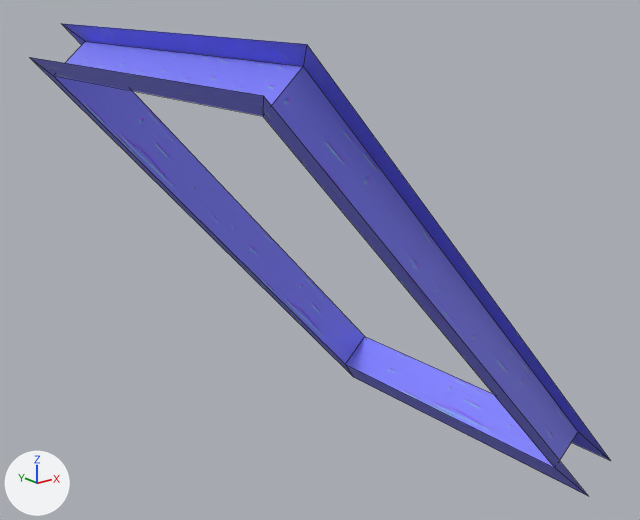
Two versions of the FBX model Assets/Models/Enviro01/House01/m_e1_ceiling-window02.fbx, one commit apart.
One viewpoint serves both versions: a 50 mm lens placed at (-1.0, -0.963, 0.889), pointed at (-0.219, 0.013, 0.498). Every picture has the same lights, and +X, +Y and +Z are marked at lower left. Mesh edges are drawn as thin lines. Where no turn or scale is listed for an object, it has been applied to the vertices.

Objects in the first picture: 'm_e1_ceiling-window02'.
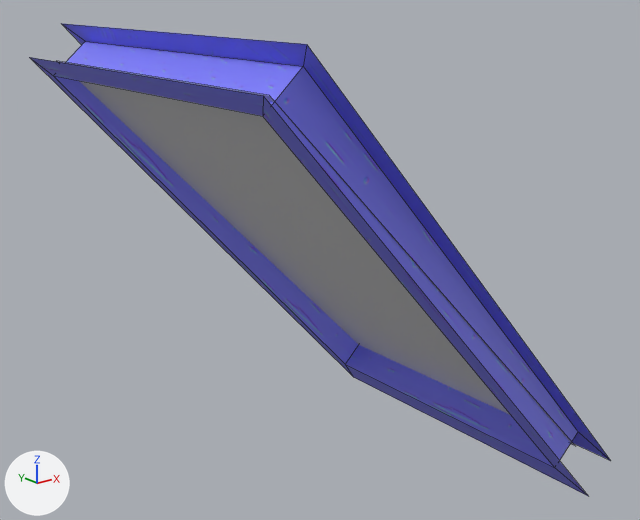
What differs and where, as boxes [x1, y1, x2, y2] in the pictures (640 x 520 px):
part 1 of me_enviro01_blockout_088, added: after [57, 61, 575, 446]

Diff of the bpy script that builds the scene:
```diff
--- a/Assets/Models/Enviro01/House01/m_e1_ceiling-window02.fbx.py
+++ b/Assets/Models/Enviro01/House01/m_e1_ceiling-window02.fbx.py
@@ mat_glass @@
+mat_glass = principled_material('Glass')
+mat_glass.base_color = (0.8, 0.8, 0.8)  # white #e7e7e7
@@ me_enviro01_blockout_088 @@
 # used by ob_m_e1_ceiling_window02; location = (0.0, 0.0, 0.0)
 # verts and faces of me_enviro01_blockout_088; kept vertices keep their numbers, new ones are numbered from 16
-me_enviro01_blockout_088.from_pydata(...)  # 16 vertices, 12 faces; spans x -0.527..0.124, y -0.289..0.274, z 0.132..0.834
+me_enviro01_blockout_088.from_pydata(...)  # 20 vertices, 13 faces; spans x -0.527..0.124, y -0.289..0.274, z 0.132..0.834
+# me_enviro01_blockout_088 part 1
+verts[16] = (-0.499, -0.26, 0.785)  # pixel (269, 95)
+verts[17] = (0.064, -0.26, 0.211)  # pixel (575, 446)
+verts[18] = (-0.499, 0.247, 0.785)  # pixel (56, 60)
+verts[19] = (0.064, 0.247, 0.211)
+faces += [(16, 18, 19, 17)]  # mat_glass (white #e7e7e7)
 me_enviro01_blockout_088.materials.append(mat_wood)
+me_enviro01_blockout_088.materials.append(mat_glass)  # white #e7e7e7
```
